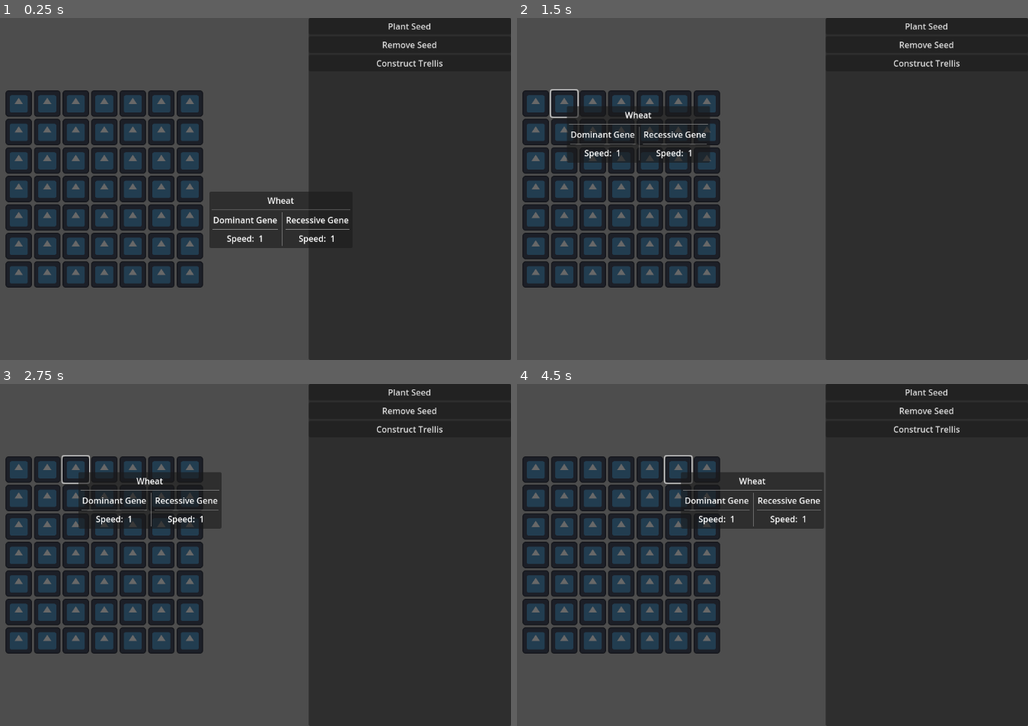
Above: before the commit, frames 1-4 (two rows, left to right).
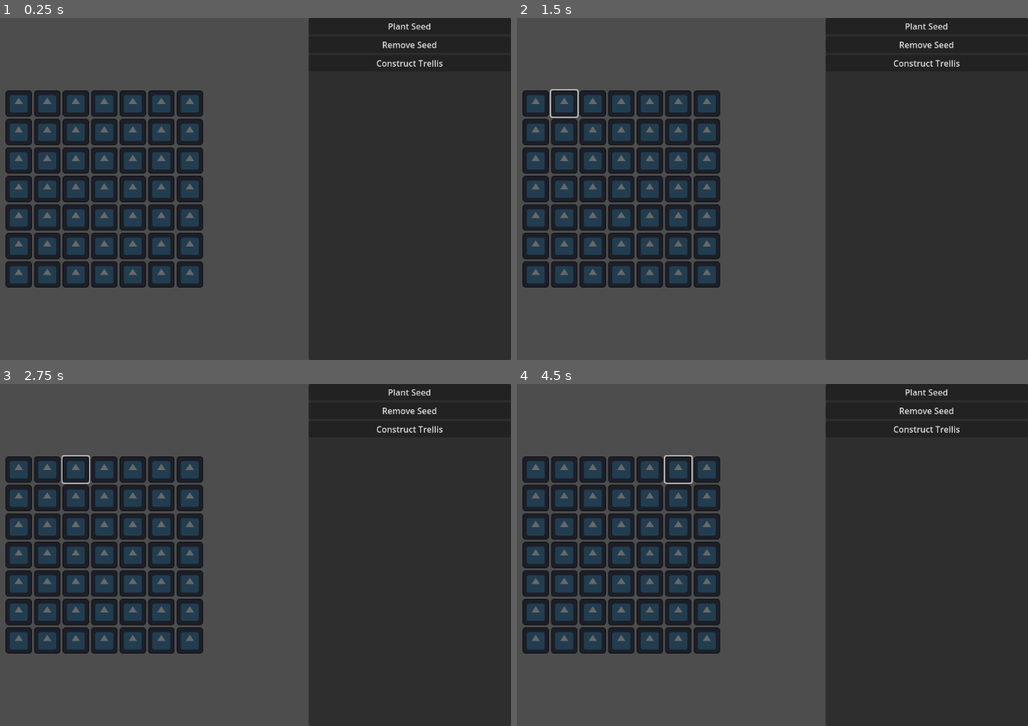
Above: after the commit, the same moments.

Repository: tylercchase/agricraft_godot
Game: Godot game, scene res://src/main.tscn
Same seed, same stepped clock (60 frames per second), same inputs: the game is played once before the commit and once after it. The engine's default icon, where the game draws it, is replaced by a stand-in: a white triangle on a blue panel in a dark square.
Inputs (mouse positions are in pixels of both pictures, inside the frame that each line leads up to):
- Up to frame 1 (0.25 s): no input
- Up to frame 2 (1.5 s): click (537, 103) at 0.5 s; click (562, 103) at 1.25 s
- Up to frame 3 (2.75 s): click (76, 469) at 2 s
- Up to frame 4 (4.5 s): click (619, 469) at 2.75 s; click (649, 469) at 3.5 s; click (680, 469) at 4.25 s

The runs differ from the first frame. In frame 1, 3.2% of the frame differs, in the area x 40-69%, y 50-68%; in frame 2, 2.5%; in frame 3, 2.8%; in frame 4, 3.8%, in the area x 32-61%, y 25-43%.

Commit message:
feat: tooltip working fully

Diff:
--- a/src/main.tscn
+++ b/src/main.tscn
@@ -206,6 +206,6 @@
 offset_right = 40.0
 offset_bottom = 40.0
 
-[node name="PanelContainer" parent="Control" instance=ExtResource("8_5mrjc")]
+[node name="TooltipContainer" parent="Control" instance=ExtResource("8_5mrjc")]
 layout_mode = 0
 offset_right = 300.0
--- a/src/plant_box/plant_box.gd
+++ b/src/plant_box/plant_box.gd
@@ -18,10 +18,11 @@
 
 
 func _on_mouse_enter():
-    Events.emit_tooltip_change('plant', plant_resource)
+    if plant_resource:
+        Events.emit_tooltip_change(Tooltip.Type.PLANT, plant_resource)
 
 func _on_mouse_exit():
-    Events.emit_tooltip_change('clear', null)
+    Events.emit_tooltip_change(Tooltip.Type.NONE, null)
 
 func update_progress():
     if harvestable:
--- a/src/singletons/events.gd
+++ b/src/singletons/events.gd
@@ -17,5 +17,5 @@
 func emit_selected_item(item: InventoryManager.ItemSlot):
     set_selected_item.emit(item)
 
-func emit_tooltip_change(type, data):
+func emit_tooltip_change(type: Tooltip.Type, data):
     tooltip_change.emit(type, data)
--- a/src/tooltip/seed_tooltip.gd
+++ b/src/tooltip/seed_tooltip.gd
@@ -1 +1,13 @@
 extends Control
+
+
+func setup(data: Plant):
+    %NameLabel.text = data.name
+    %DSpeedLabel.text = str(data.dominant_gene.speed)
+    %RSpeedLabel.text = str(data.recessive_gene.speed)
+
+    %DBountyLabel.text = str(data.dominant_gene.bounty)
+    %RBountyLabel.text = str(data.recessive_gene.bounty)
+
+    %DMutabilityLabel.text = str(data.dominant_gene.mutation)
+    %RMutabilityLabel.text = str(data.recessive_gene.mutation)
--- a/src/tooltip/seed_tooltip.tscn
+++ b/src/tooltip/seed_tooltip.tscn
@@ -23,6 +23,7 @@
 layout_mode = 2
 
 [node name="NameLabel" type="Label" parent="MarginContainer/VBoxContainer"]
+unique_name_in_owner = true
 layout_mode = 2
 text = "Wheat"
 horizontal_alignment = 1
@@ -56,13 +57,40 @@
 
 [node name="GenomePart" type="HBoxContainer" parent="MarginContainer/VBoxContainer/GenomesContainer/MarginContainer/GenomeContainer"]
 layout_mode = 2
-alignment = 1
+size_flags_vertical = 3
 
 [node name="Label" type="Label" parent="MarginContainer/VBoxContainer/GenomesContainer/MarginContainer/GenomeContainer/GenomePart"]
 layout_mode = 2
 text = "Speed: "
 
-[node name="Label2" type="Label" parent="MarginContainer/VBoxContainer/GenomesContainer/MarginContainer/GenomeContainer/GenomePart"]
+[node name="DSpeedLabel" type="Label" parent="MarginContainer/VBoxContainer/GenomesContainer/MarginContainer/GenomeContainer/GenomePart"]
+unique_name_in_owner = true
+layout_mode = 2
+text = "1"
+
+[node name="GenomePart2" type="HBoxContainer" parent="MarginContainer/VBoxContainer/GenomesContainer/MarginContainer/GenomeContainer"]
+layout_mode = 2
+size_flags_vertical = 3
+
+[node name="Label" type="Label" parent="MarginContainer/VBoxContainer/GenomesContainer/MarginContainer/GenomeContainer/GenomePart2"]
+layout_mode = 2
+text = "Bounty: "
+
+[node name="DBountyLabel" type="Label" parent="MarginContainer/VBoxContainer/GenomesContainer/MarginContainer/GenomeContainer/GenomePart2"]
+unique_name_in_owner = true
+layout_mode = 2
+text = "1"
+
+[node name="GenomePart3" type="HBoxContainer" parent="MarginContainer/VBoxContainer/GenomesContainer/MarginContainer/GenomeContainer"]
+layout_mode = 2
+size_flags_vertical = 3
+
+[node name="Label" type="Label" parent="MarginContainer/VBoxContainer/GenomesContainer/MarginContainer/GenomeContainer/GenomePart3"]
+layout_mode = 2
+text = "Mutability: "
+
+[node name="DMutabilityLabel" type="Label" parent="MarginContainer/VBoxContainer/GenomesContainer/MarginContainer/GenomeContainer/GenomePart3"]
+unique_name_in_owner = true
 layout_mode = 2
 text = "1"
 
@@ -91,12 +119,42 @@
 
 [node name="GenomePart" type="HBoxContainer" parent="MarginContainer/VBoxContainer/GenomesContainer/MarginContainer2/GenomeContainer"]
 layout_mode = 2
-alignment = 1
+size_flags_vertical = 3
+alignment = 2
 
 [node name="Label" type="Label" parent="MarginContainer/VBoxContainer/GenomesContainer/MarginContainer2/GenomeContainer/GenomePart"]
 layout_mode = 2
 text = "Speed: "
 
-[node name="Label2" type="Label" parent="MarginContainer/VBoxContainer/GenomesContainer/MarginContainer2/GenomeContainer/GenomePart"]
+[node name="RSpeedLabel" type="Label" parent="MarginContainer/VBoxContainer/GenomesContainer/MarginContainer2/GenomeContainer/GenomePart"]
+unique_name_in_owner = true
 layout_mode = 2
 text = "1"
+
+[node name="GenomePart2" type="HBoxContainer" parent="MarginContainer/VBoxContainer/GenomesContainer/MarginContainer2/GenomeContainer"]
+layout_mode = 2
+size_flags_vertical = 3
+alignment = 2
+
+[node name="Label" type="Label" parent="MarginContainer/VBoxContainer/GenomesContainer/MarginContainer2/GenomeContainer/GenomePart2"]
+layout_mode = 2
+text = "Bounty: "
+
+[node name="RBountyLabel" type="Label" parent="MarginContainer/VBoxContainer/GenomesContainer/MarginContainer2/GenomeContainer/GenomePart2"]
+unique_name_in_owner = true
+layout_mode = 2
+text = "1"
+
+[node name="GenomePart3" type="HBoxContainer" parent="MarginContainer/VBoxContainer/GenomesContainer/MarginContainer2/GenomeContainer"]
+layout_mode = 2
+size_flags_vertical = 3
+alignment = 2
+
+[node name="Label" type="Label" parent="MarginContainer/VBoxContainer/GenomesContainer/MarginContainer2/GenomeContainer/GenomePart3"]
+layout_mode = 2
+text = "Mutability: "
+
+[node name="RMutabilityLabel" type="Label" parent="MarginContainer/VBoxContainer/GenomesContainer/MarginContainer2/GenomeContainer/GenomePart3"]
+unique_name_in_owner = true
+layout_mode = 2
+text = "1"
--- a/src/tooltip/tooltip.gd
+++ b/src/tooltip/tooltip.gd
@@ -5,14 +5,25 @@
 var offset = Vector2(5,5)
 var padding = Vector2i(100,50)
 
+enum Type {
+    PLANT,
+    ITEM,
+    NONE
+}
+
+@export var plant_tooltip_scene: PackedScene
+@export var item_tooltip_scene: PackedScene # not made yet
+
 func _ready() -> void:
-    # visible = false
-    pass
+    visible = false
+    Events.tooltip_change.connect(_on_tooltip_change)
 
 
 func _process(delta: float) -> void:
     # yoinked code from https://github.com/IndieQuest/Modular-tooltip/blob/master/Tooltip.gd
     # can be better probs but I really don't want to look at this yet
+    if !visible:
+        return
     var border = get_viewport().size - padding
     var extents = get_rect().size
     var base_position = get_global_mouse_position()
@@ -26,15 +37,18 @@
     var final_y = base_position.y + offset.y
     global_position = Vector2(final_x, final_y)
 
-		# var border = get_viewport().size - padding
-		# extents = _visuals.rect_size
-		# var base_pos = _get_screen_pos()
-		# # test if need to display to the left
-		# var final_x = base_pos.x + offset.x
-		# if final_x + extents.x > border.x:
-		# 	final_x = base_pos.x - offset.x - extents.x
-		# # test if need to display below
-		# var final_y = base_pos.y - extents.y - offset.y
-		# if final_y < padding.y:
-		# 	final_y = base_pos.y + offset.y
-		# _visuals.rect_position = Vector2(final_x, final_y)
+func remove_current():
+    for child in get_children():
+        child.queue_free()
+
+func _on_tooltip_change(type: Type, data):
+    remove_current()
+
+    if type == Type.PLANT:
+        visible = true
+        var plant_tooltip = plant_tooltip_scene.instantiate()
+        add_child(plant_tooltip)
+        plant_tooltip.setup(data)
+    elif type == Type.NONE:
+        visible = false
+    pass
--- a/src/tooltip/tooltip.tscn
+++ b/src/tooltip/tooltip.tscn
@@ -10,6 +10,7 @@
 offset_right = 200.0
 offset_bottom = 200.0
 script = ExtResource("1_sttyh")
+plant_tooltip_scene = ExtResource("1_1p4jw")
 
 [node name="SeedTooltipContainer" parent="." instance=ExtResource("1_1p4jw")]
 layout_mode = 0
